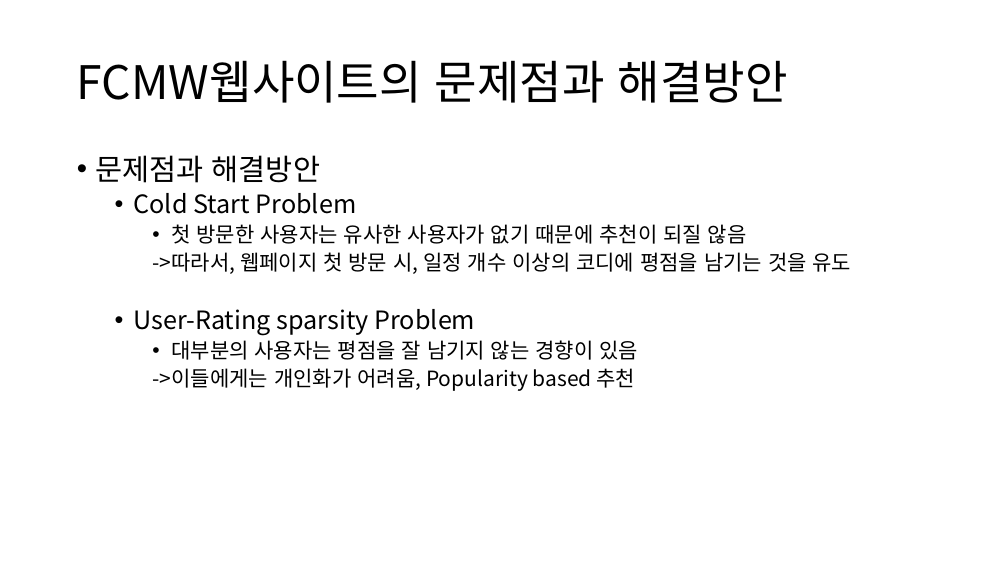
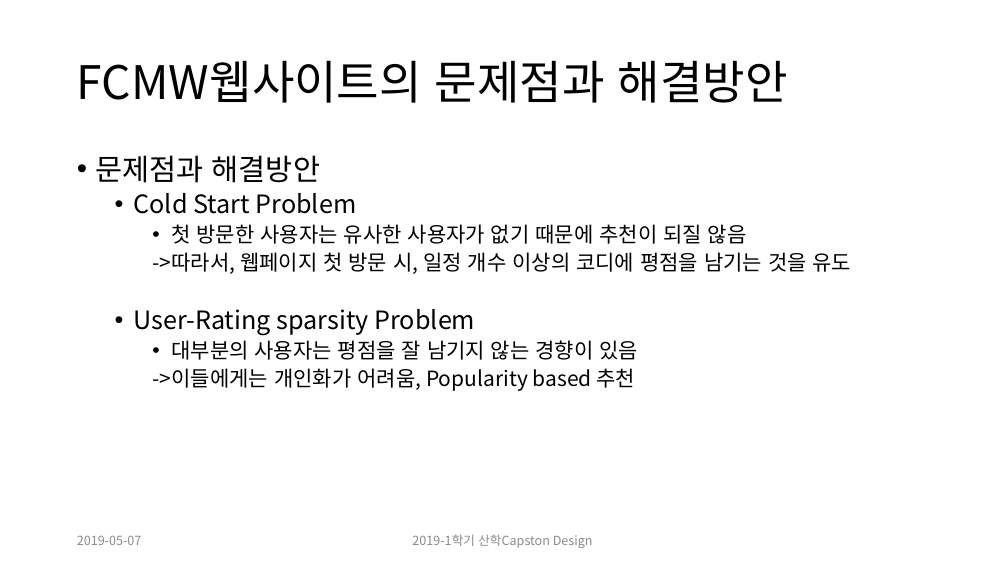
Before and after one commit to CheonSeounghyun/Coordination-Recommend, a slide deck: slide 7 of doc/9주차 ppt.pptx. Drawn at 1008x567 pixels with LibreOffice and Linux fonts; fonts in the diff are those of the drawing. Boxes give left, top, right and bottom in pixels: in the first picture for what was removed or moved away, otherwise in the second. Text is boxed around its words. In the diff, an @@ line names an element or a change of style, - is before the commit and + after.

```diff
--- a/doc/9주차 ppt.pptx
+++ b/doc/9주차 ppt.pptx
@@ text added at [77,536,142,545], 12 pt, text #8C8C8C @@
+2019-05-07
@@ text added at [412,535,593,548], 12 pt, text #8C8C8C @@
+2019-1학기 산학Capston Design
```
Also in this commit, not shown: 7 other slides changed.
